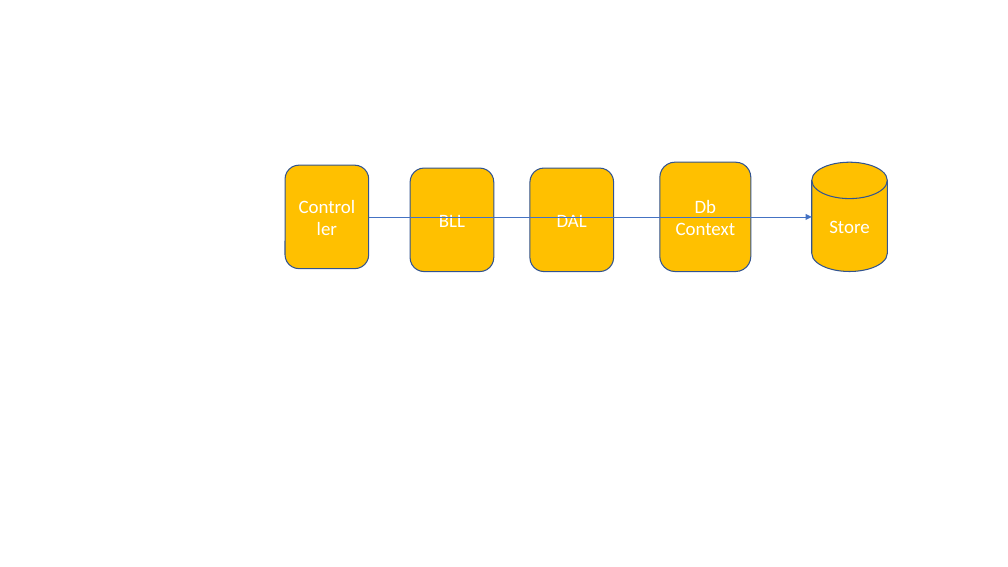
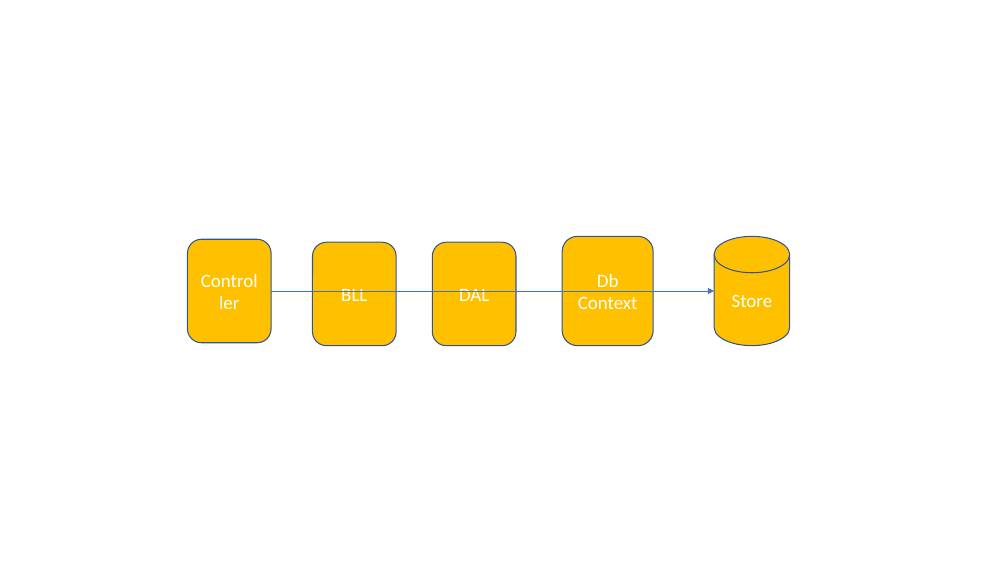
Before and after one commit to vishipayyallore/speaker_series_2021, a slide deck: slide 16 of DotNetTricks/06Sep2020_.NetCore_WebAPI/Documentation/ASP.NETCore_WebAPI_EFCore_SQL_CosmosDb.pptx (slide 17 before the commit). Drawn at 1008x567 pixels with LibreOffice and Linux fonts; fonts in the diff are those of the drawing. Boxes give left, top, right and bottom in pixels: in the first picture for what was removed or moved away, otherwise in the second. Text is boxed around its words. In the diff, an @@ line names an element or a change of style, - is before the commit and + after.

```diff
--- a/DotNetTricks/06Sep2020_.NetCore_WebAPI/Documentation/ASP.NETCore_WebAPI_EFCore_SQL_CosmosDb.pptx
+++ b/DotNetTricks/06Sep2020_.NetCore_WebAPI/Documentation/ASP.NETCore_WebAPI_EFCore_SQL_CosmosDb.pptx
@@ 3 rounded rectangles, 1 cylinder: place and size @@
-3 rounded rectangles, 1 cylinder at [285,163,888,272]
+3 rounded rectangles, 1 cylinder at [188,237,790,346]
@@ rounded rectangle "BLL": place and size @@
-rounded rectangle "BLL" at [410,168,494,271]
+rounded rectangle "BLL" at [312,242,396,346]
@@ arrow moved from (369, 217) - (812, 217) to (271, 291) - (715, 291) @@
```
Also in this commit, not shown: 1 other slide changed, 1 slide removed.
